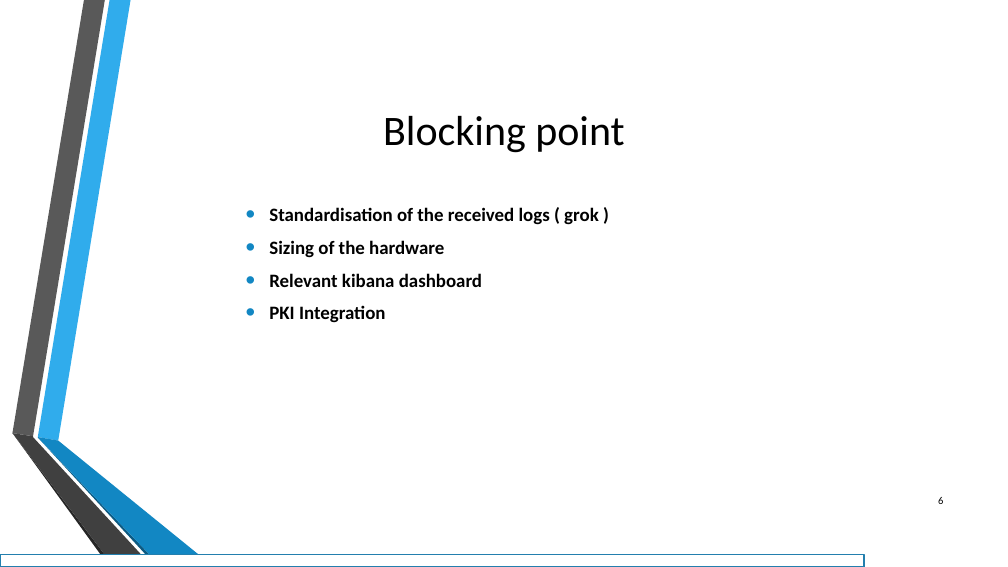
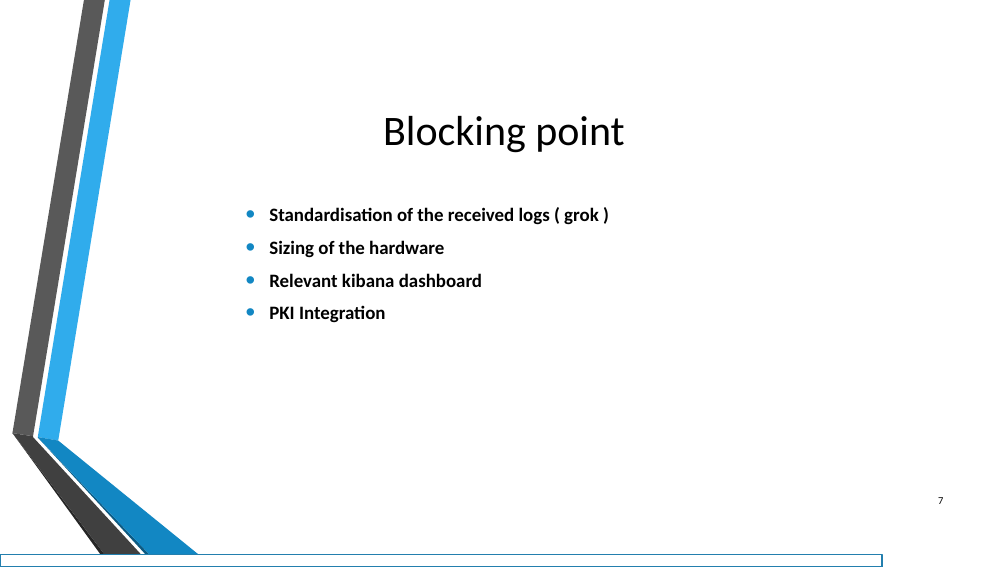
Before and after one commit to Nodulaire/ELK-Ansible, a slide deck: slide 7 of Presentation/PresC4.pptx (slide 6 before the commit). Drawn at 1008x567 pixels with LibreOffice and Linux fonts; fonts in the diff are those of the drawing; background and template pictures are left out. Boxes give left, top, right and bottom in pixels: in the first picture for what was removed or moved away, otherwise in the second. Text is boxed around its words. In the diff, an @@ line names an element or a change of style, - is before the commit and + after.

Commit message:
Update Presentation

```diff
--- a/Presentation/PresC4.pptx
+++ b/Presentation/PresC4.pptx
@@ page number at (938, 497, 943, 504): text changed @@
-6
+7
@@ rectangle: place and size @@
-rectangle at (0, 554, 864, 567)
+rectangle at (0, 554, 882, 567)
```
Also in this commit, not shown: 5 other slides changed, 1 slide added, 1 other file.
